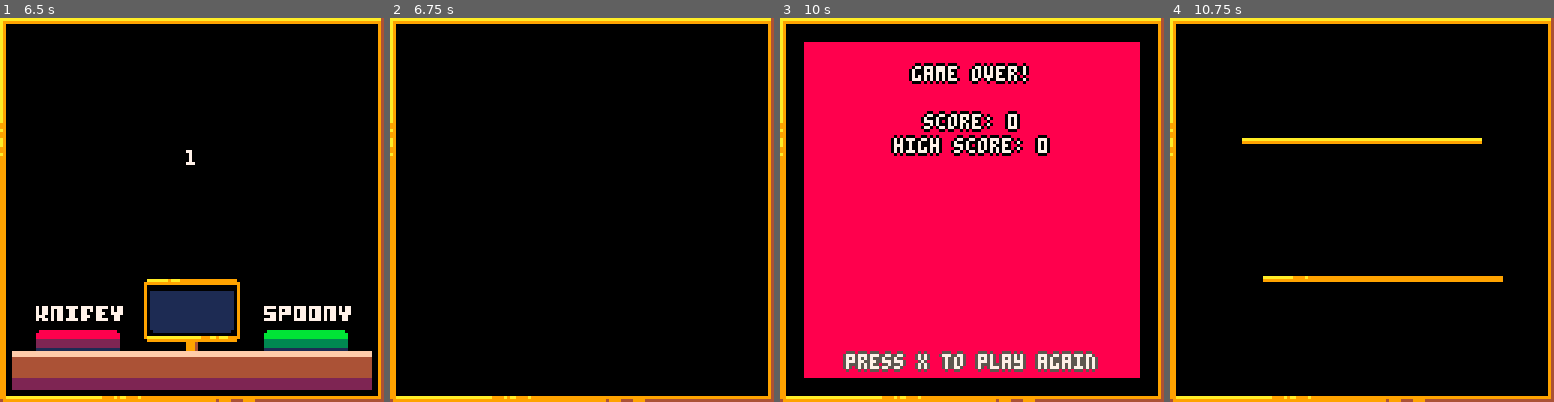
Above: before the commit, frames 1-4 (left to right).
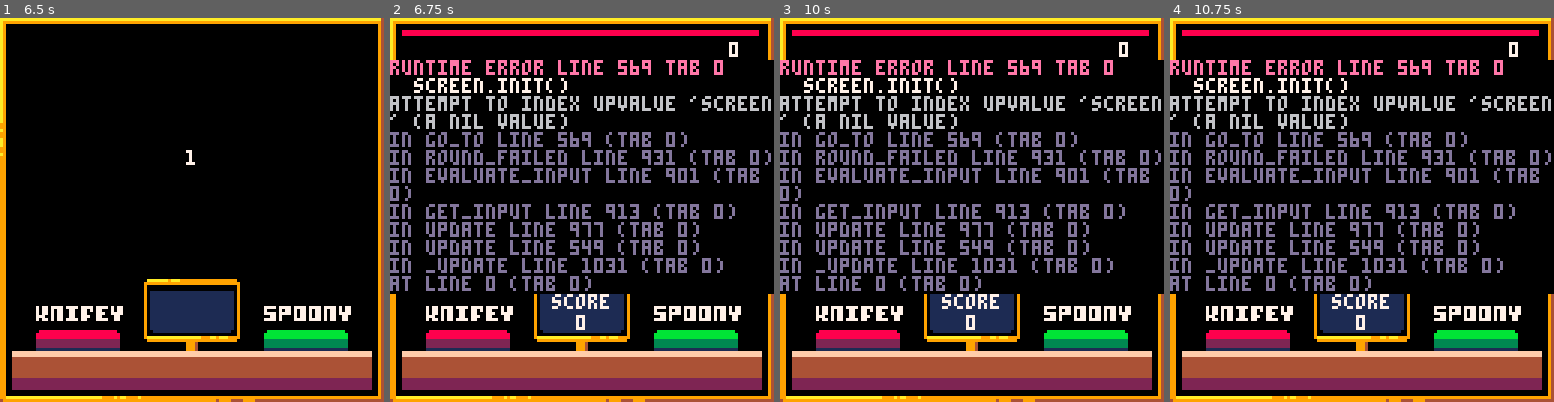
Above: after the commit, the same moments.

Repository: Jonic/knifey-spoony
Game: PICO-8 cartridge knifey-spoony.p8
Two runs of this game, one before a commit and one after it. Both use one fixed random seed, a clock stepped at 60 frames per second and the inputs below.
Inputs:
- Up to frame 1 (6.5 s): tap X (X key) at 0.33, 1.07, 1.85, 2.97, 4.08, 5.2, 6.32 s; tap O (Z key) at 0.7, 1.7, 2.1, 2.5, 2.9, 3.3, 3.7, 4.1, 4.5, 4.9, 5.3, 5.7, 6.1 s; hold Right 1.6-2.1 s; hold Right 2.47-3.03 s; hold Left 3.08-3.58 s; hold Right 4.02-4.68 s; hold Left 5.08-5.68 s; hold Right from 6.08 s (still down)
- Up to frame 2 (6.75 s): tap O (Z key) at 6.5 s; release Right at 6.58 s; hold Right from 6.63 s (still down)
- Up to frame 3 (10 s): tap O (Z key) every 0.4 s from 6.9 to 9.7 s; release Right at 7.13 s; tap X (X key) at 7.43, 8.55, 9.67 s; hold Right 7.5-8.07 s; hold Left 8.12-8.62 s; hold Right 9.05-9.72 s
- Up to frame 4 (10.75 s): tap O (Z key) at 10.1, 10.5 s; hold Left 10.12-10.72 s

Frame 1 is identical in both runs. In frame 2, 33% of the frame differs, in the area x 0-100%, y 3-97%; in frame 3, 82%; in frame 4, 34%.
Error after the commit: runtime error line 569 tab 0; screen.init(); attempt to index upvalue 'screen' (a nil value)

Commit message:
Removed playing_transition_out

Diff:
--- a/knifey-spoony.p8
+++ b/knifey-spoony.p8
@@ -987,26 +987,6 @@
     text.show_center('score', 92, 7)
     text.output_center(score, 99, 7)
     text.output(high_score,   113, 8, 7, 0)
-  end
-
-  return s
-end)
-
-init_screen('playing_transition_out', function()
-  local s = {}
-
-  s.transition     = {
-    destination = 'game_over',
-    timeout     = 100,
-  }
-
-  s.init = function()
-  end
-
-  s.update = function()
-  end
-
-  s.draw = function()
   end
 
   return s
